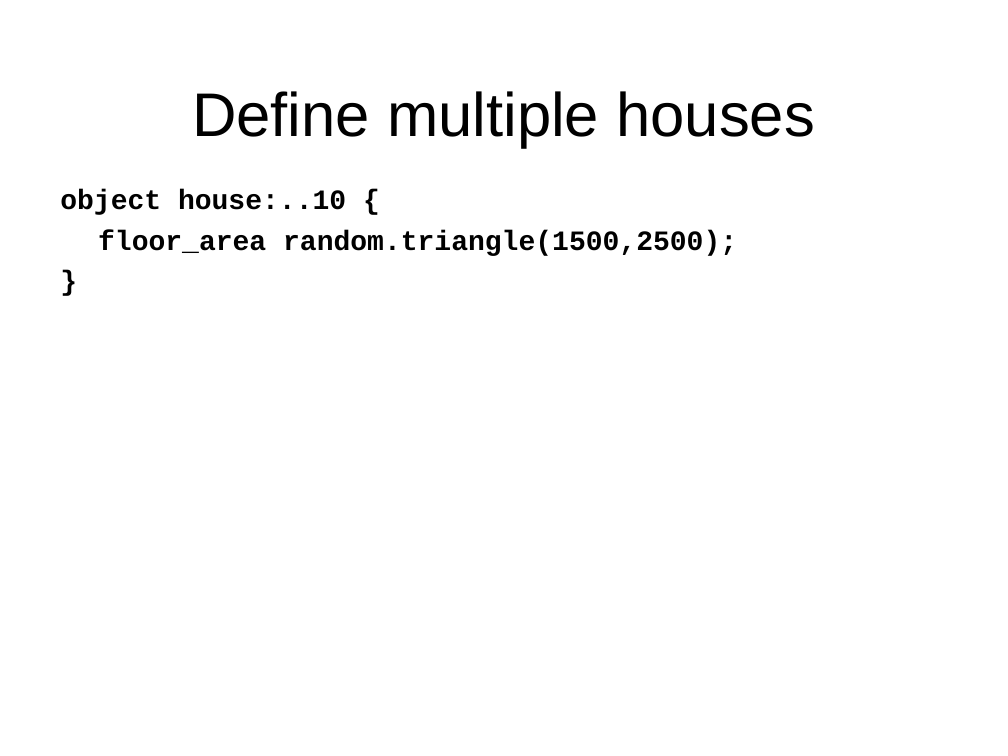
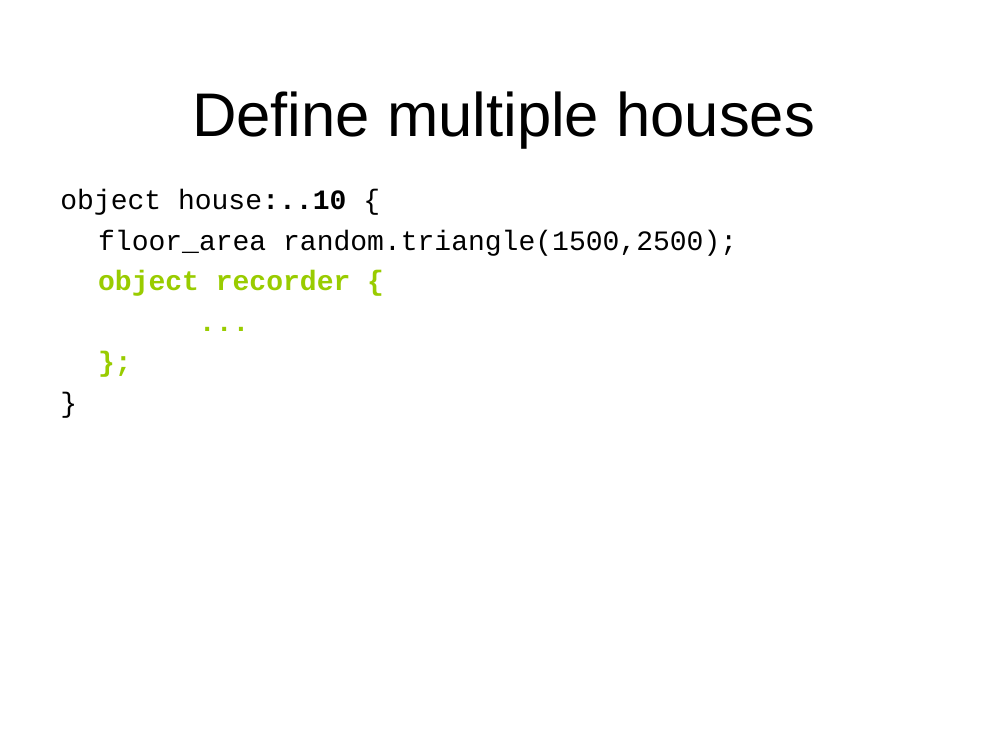
Before and after one commit to gridlab-d/course, a slide deck: slide 23 of Short/1 - Residential.ppt (slide 13 before the commit). Drawn at 1008x756 pixels with LibreOffice and Linux fonts; fonts in the diff are those of the drawing; background and template pictures are left out. Boxes give left, top, right and bottom in pixels: in the first picture for what was removed or moved away, otherwise in the second. Text is boxed around its words. In the diff, an @@ line names an element or a change of style, - is before the commit and + after.

```diff
--- a/Short/1 - Residential.ppt
+++ b/Short/1 - Residential.ppt
@@ text at [60, 189, 737, 256]: bold off in "object house:..10 {", "floor_area random.triangle(1500,2500);", "}" @@
@@ text at [98, 270, 351, 296]: paragraphs added @@
+object recorder {
+...
+};
```
Also in this commit, not shown: 9 other slides changed, 30 slides added, 6 other files.
